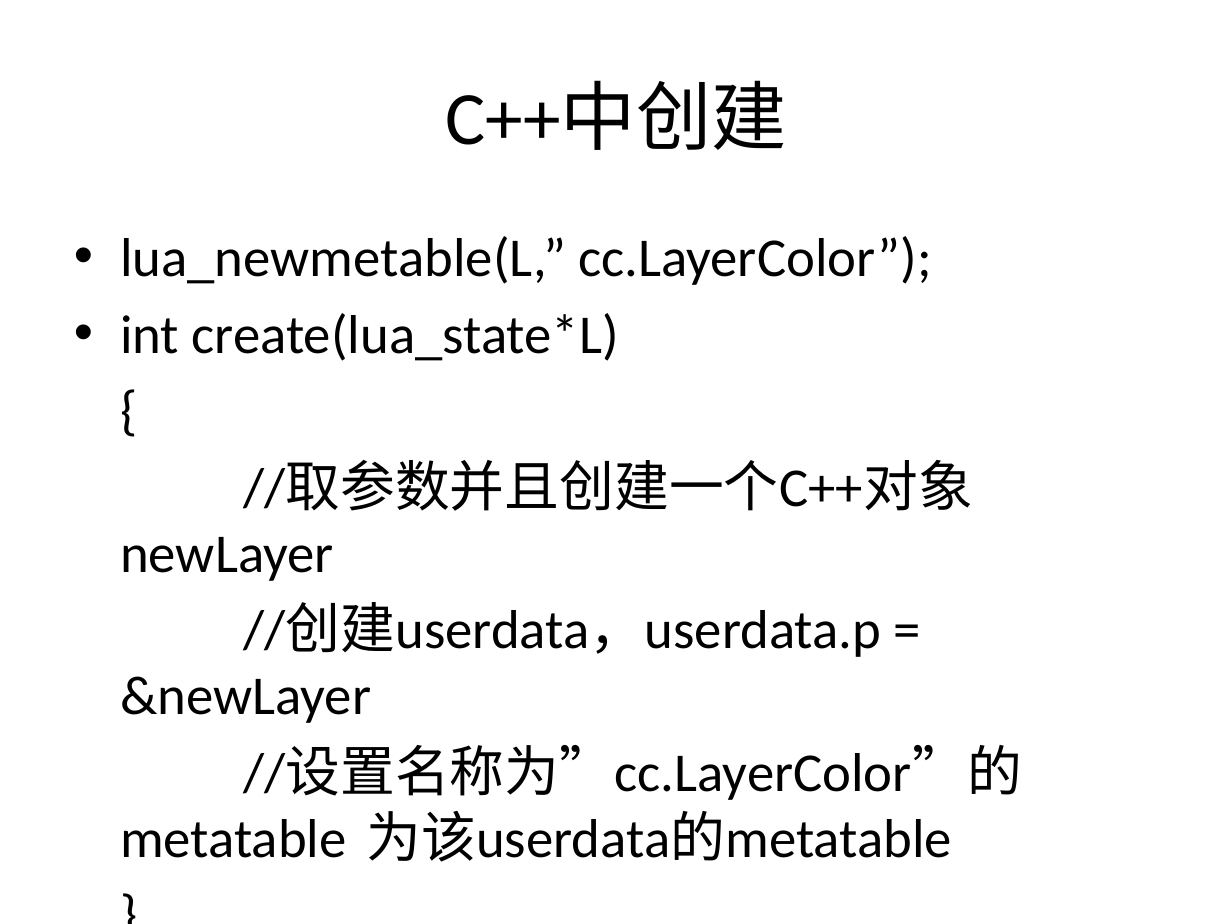
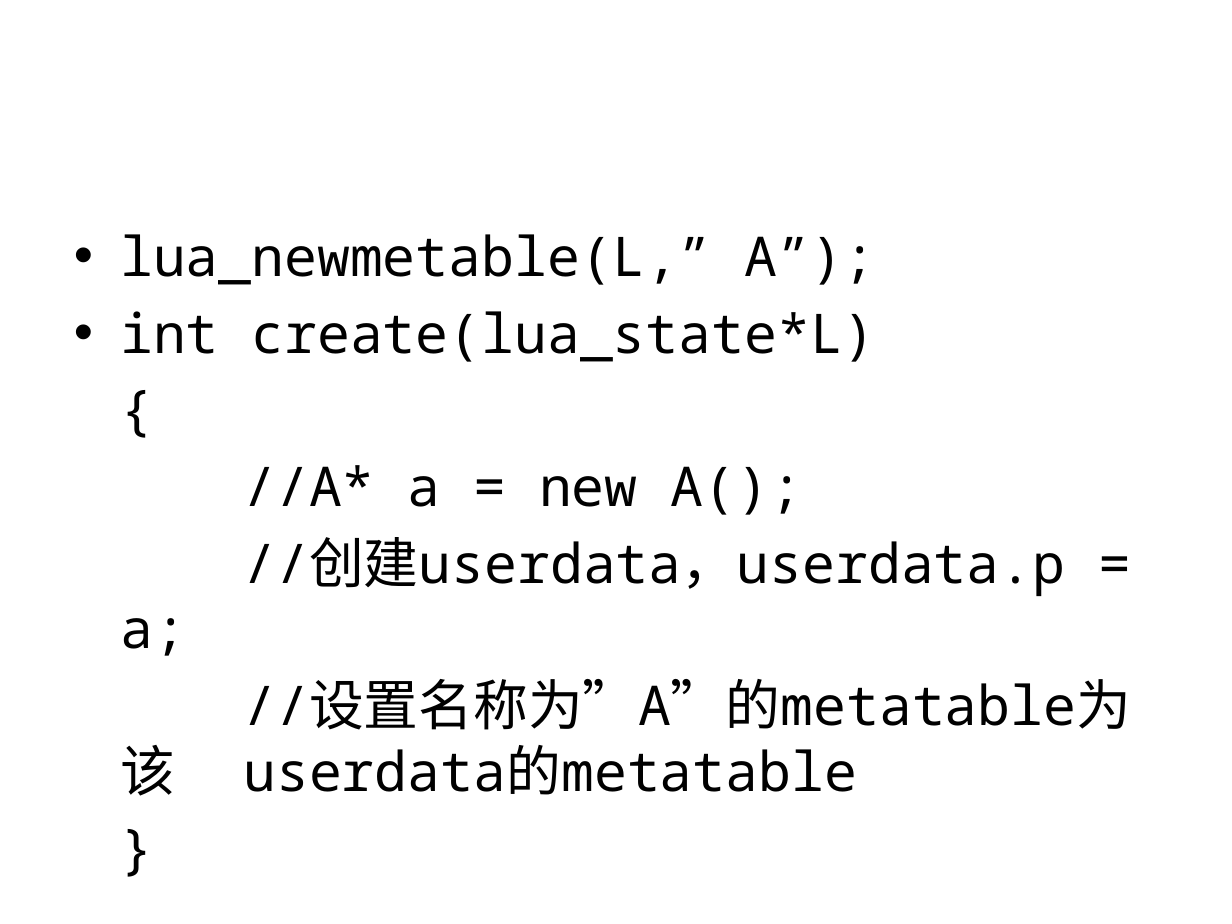
Before and after one commit to henryfung01/StreetFighter, a slide deck: slide 29 of Doc/lua1.pptx (slide 26 before the commit). Drawn at 1232x924 pixels with LibreOffice and Linux fonts; fonts in the diff are those of the drawing; background and template pictures are left out. Boxes give left, top, right and bottom in pixels: in the first picture for what was removed or moved away, otherwise in the second. Text is boxed around its words. In the diff, an @@ line names an element or a change of style, - is before the commit and + after.

```diff
--- a/Doc/lua1.pptx
+++ b/Doc/lua1.pptx
@@ text at (x1=120, y1=234, x2=875, y2=285): text changed; font Calibri to Noto Sans Mono @@
-• lua_newmetable(L,” cc.LayerColor”);
+• lua_newmetable(L,” A”);
@@ text at (x1=120, y1=311, x2=876, y2=362): font Calibri to Noto Sans Mono in "int create(lua_state*L)", "{", "}" @@
@@ text at (x1=120, y1=465, x2=1131, y2=795): text changed; font Calibri to Noto Sans Mono @@
-//取参数并且创建一个C++对象newLayer
-//创建userdata，userdata.p = &newLayer
-//设置名称为”cc.LayerColor”的metatable 为该userdata的metatable
+//A* a = new A();
+//创建userdata，userdata.p = a;
+//设置名称为”A”的metatable为该 userdata的metatable
@@ title at (x1=243, y1=537, x2=1065, y2=596): text changed; font Calibri to Roboto; text colour #000000 to #FFFFFF @@
-C++中创建
+userdata
```
Also in this commit, not shown: 37 other slides changed, 4 slides added, 11 slides removed, 1 other file.
